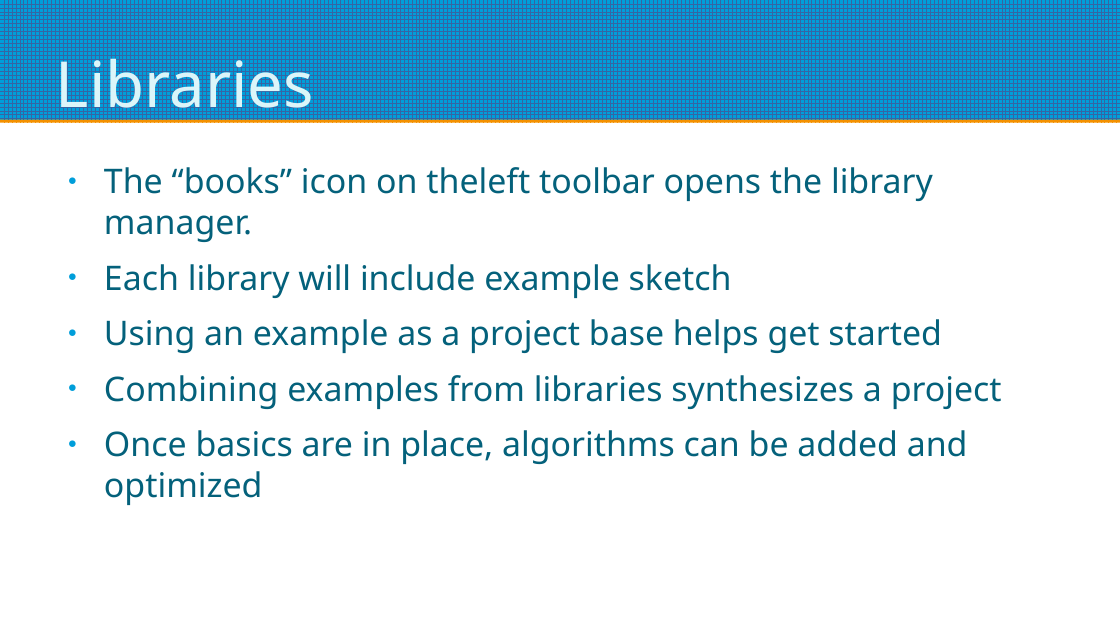
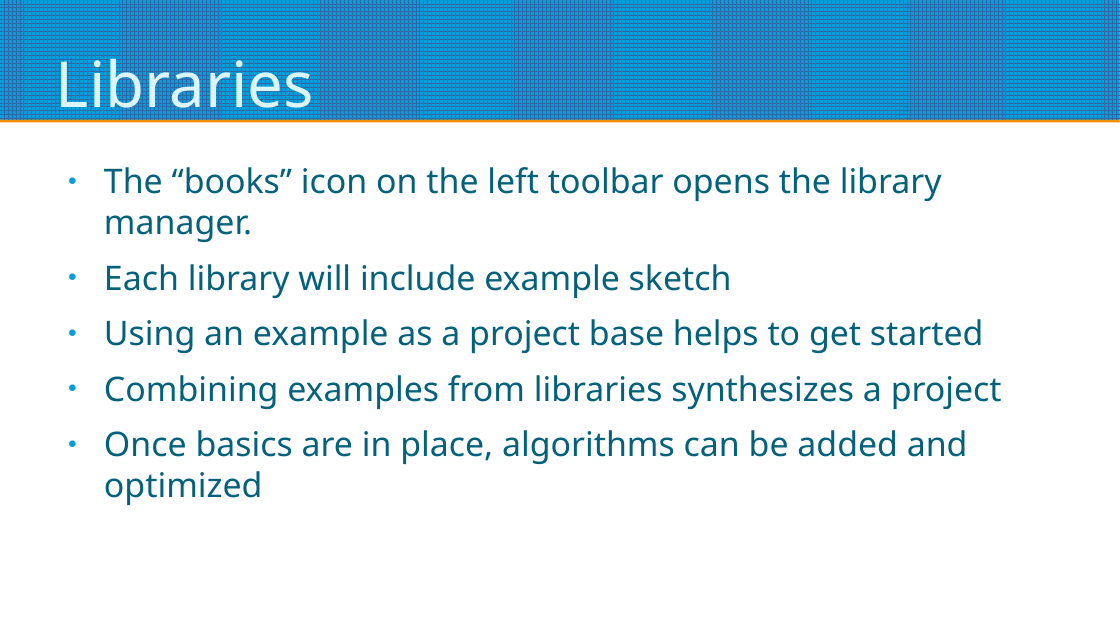
Before and after one commit to bpguy/gps_grid_sq_lcd, a slide deck: slide 6 of Arduino Basics.pptx. Drawn at 1120x630 pixels with LibreOffice and Linux fonts; fonts in the diff are those of the drawing. Boxes give left, top, right and bottom in pixels: in the first picture for what was removed or moved away, otherwise in the second. Text is boxed around its words. In the diff, an @@ line names an element or a change of style, - is before the commit and + after.

Commit message:
Update Arduino Basics.pptx
fixed typos, fixed formatting
added LCD phot of final sketch

```diff
--- a/Arduino Basics.pptx
+++ b/Arduino Basics.pptx
@@ text at (104, 167, 942, 242): spaces changed @@
-● The “books” icon on theleft toolbar opens the library manager.
+● The “books” icon on the left toolbar opens the library manager.
@@ text at (104, 319, 984, 353): text changed @@
-● Using an example as a project base helps get started
+● Using an example as a project base helps to get started
```
Also in this commit, not shown: 8 other slides changed, 1 slide added.
